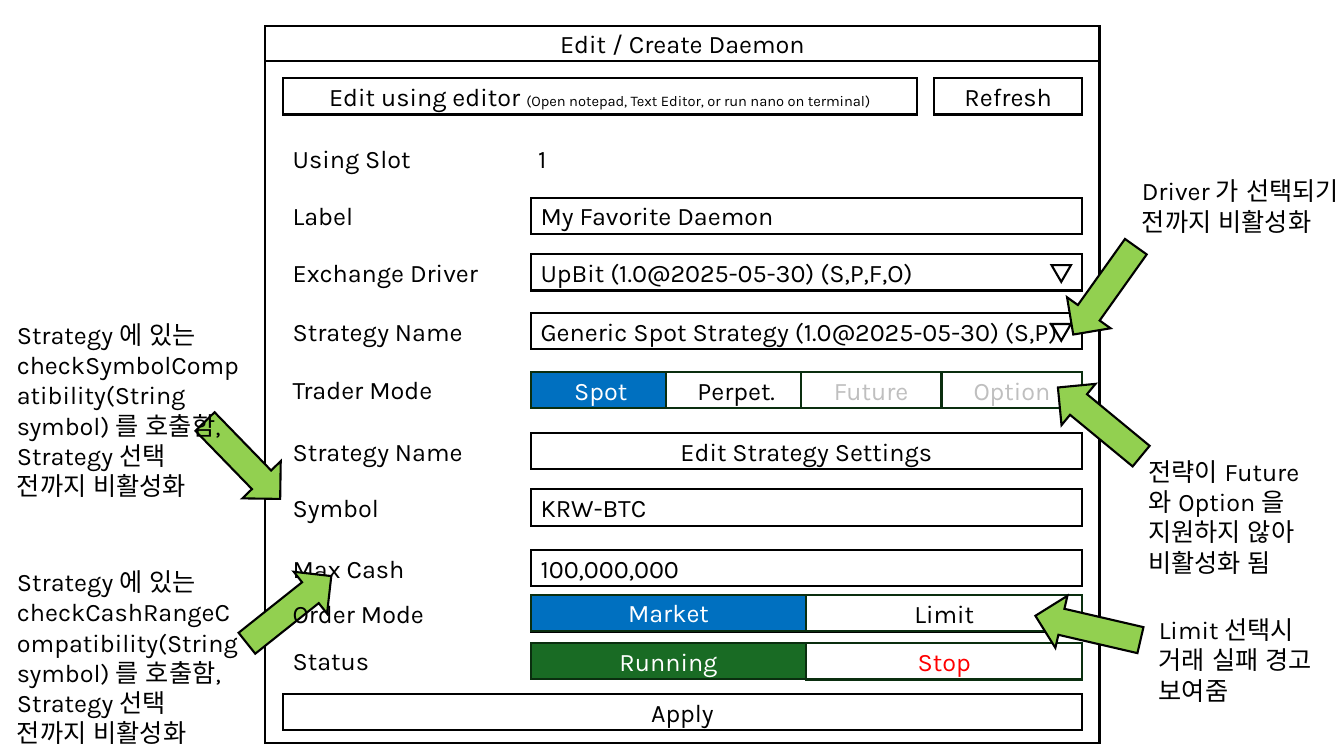
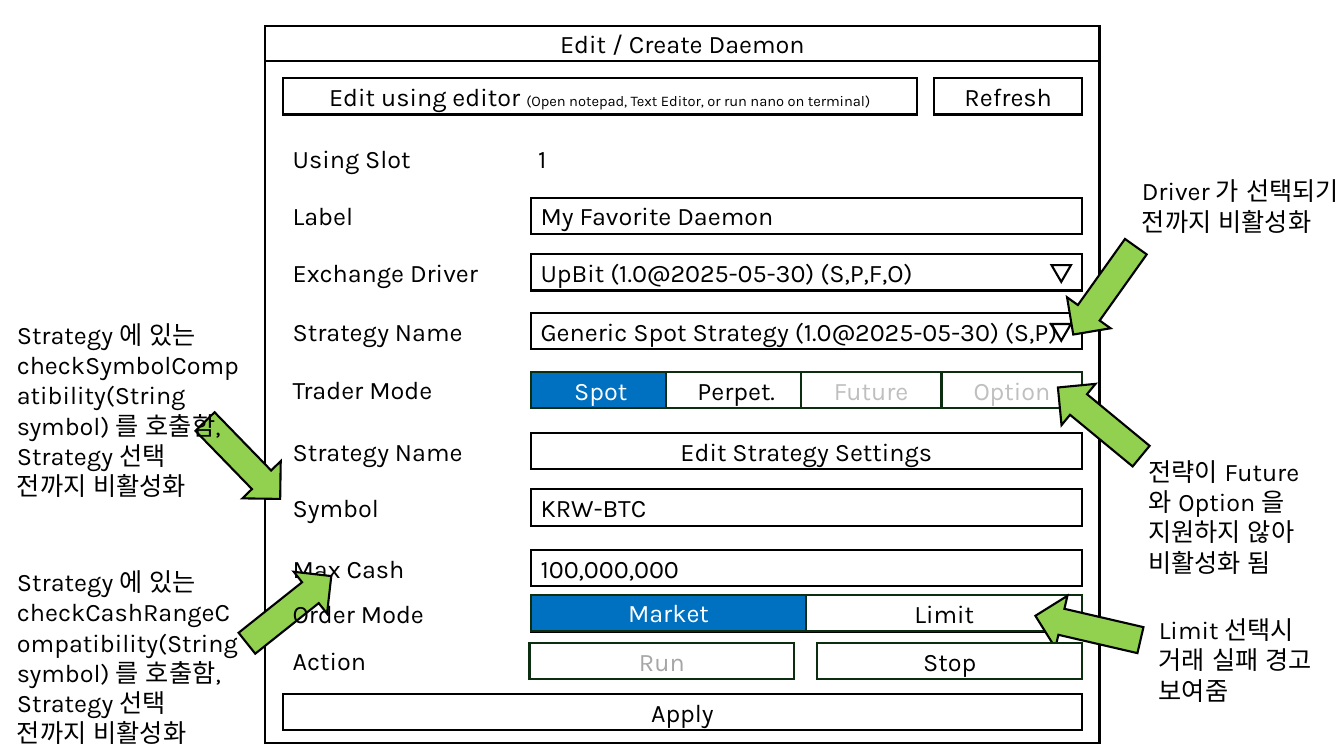
Before and after one commit to 410-dev/KSTraderMachine, a slide deck: slide 14 of uidesign.pptx. Drawn at 1344x756 pixels with LibreOffice and Linux fonts; fonts in the diff are those of the drawing. Boxes give left, top, right and bottom in pixels: in the first picture for what was removed or moved away, otherwise in the second. Text is boxed around its words. In the diff, an @@ line names an element or a change of style, - is before the commit and + after.

```diff
--- a/uidesign.pptx
+++ b/uidesign.pptx
@@ text at bbox=[293, 652, 366, 671]: text changed @@
-Status
+Action
@@ rectangle "Run": place and size @@
-rectangle "Run" at bbox=[530, 643, 807, 680]
+rectangle "Run" at bbox=[529, 643, 795, 680]
@@ rectangle "Run" at bbox=[529, 643, 795, 680]: fill #196B24 to none @@
@@ rectangle removed at bbox=[530, 643, 1082, 680] @@
@@ text in rectangle at bbox=[639, 655, 685, 671]: text changed; text colour #FFFFFF to #A6A6A6 @@
-Running
+Run
@@ rectangle "Stop": place and size @@
-rectangle "Stop" at bbox=[807, 643, 1083, 680]
+rectangle "Stop" at bbox=[818, 643, 1083, 680]
@@ rectangle "Stop" at bbox=[818, 643, 1083, 680]: text colour #FF0000 to #000000 @@
```
Also in this commit, not shown: 12 other slides changed.
